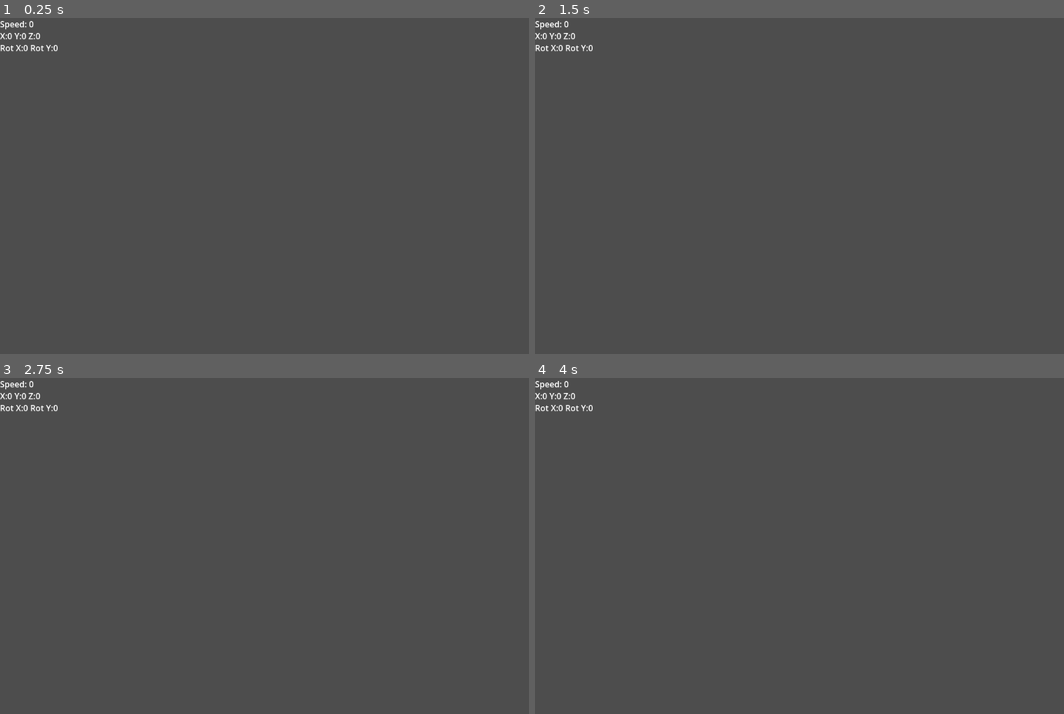
Above: before the commit, frames 1-4 (two rows, left to right).
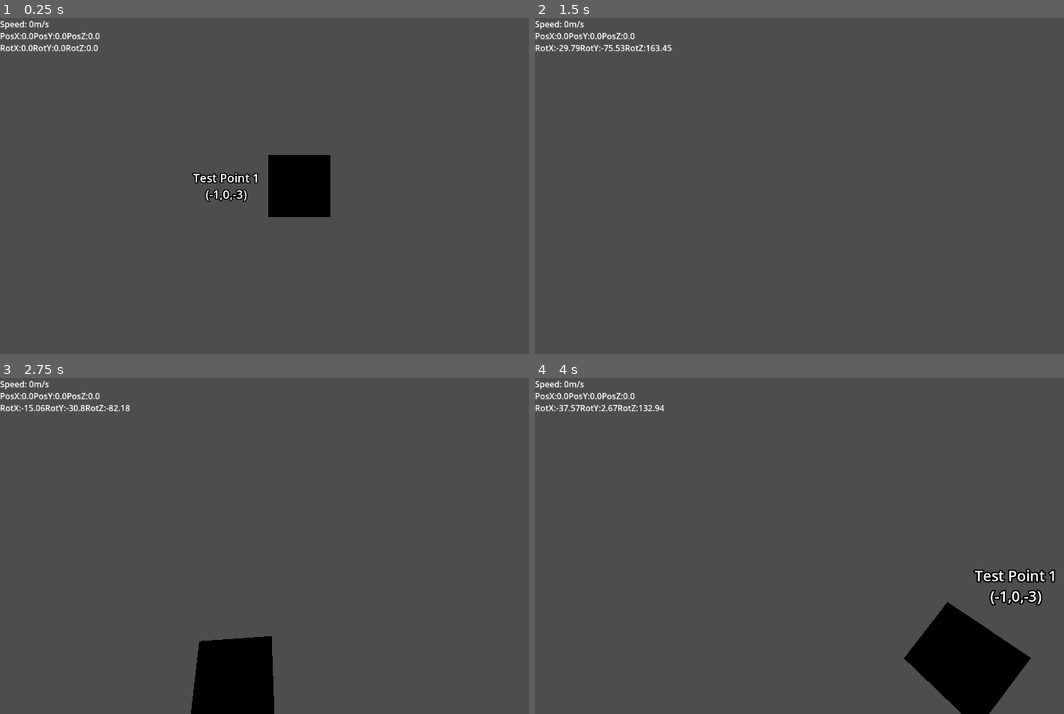
Above: after the commit, the same moments.

Repository: V3AI-Seven/gravity
Game: Godot game, scene res://MainArea/space.tscn
Same seed, same stepped clock (60 frames per second), same inputs: the game is played once before the commit and once after it. Before the commit the project has no main scene; this scene is started directly in both runs.
Inputs (mouse positions are in pixels of both pictures, inside the frame that each line leads up to):
- Up to frame 1 (0.25 s): no input
- Up to frame 2 (1.5 s): tap Enter at 0.5 s; move the mouse to (963, 169) at 0.52 s; hold Q 0.53-1.28 s; tap E at 0.8, 1.35 s; move the mouse to (714, 202) at 1.27 s
- Up to frame 3 (2.75 s): tap Q at 1.55 s; tap Space at 2 s; move the mouse to (359, 472) at 2.02 s; hold Q from 2.03 s (still down); tap E at 2.3 s
- Up to frame 4 (4 s): move the mouse to (804, 613) at 2.77 s; release Q at 2.78 s; tap E at 2.85, 3.8 s; tap Q at 3.05 s; tap Enter at 3.5 s; move the mouse to (1016, 596) at 3.52 s; hold Q from 3.53 s (still down)

The runs differ from the first frame. In frame 1, 3.0% of the frame differs, in the area x 0-63%, y 0-60%; in frame 2, 0.5%; in frame 3, 3.8%; in frame 4, 5.6%, in the area x 0-99%, y 0-100%.

Commit message:
Ship rotation almost done

Diff:
--- /dev/null
+++ b/Globals/flags.gd
@@ -0,0 +1,3 @@
+extends Node
+
+@export var debug_mode:bool = true
--- a/MainArea/Scripts/space_ship.gd
+++ b/MainArea/Scripts/space_ship.gd
@@ -1 +1,49 @@
-extends Node3D
+extends CharacterBody3D
+
+const acceleration = 10 #measured in m/s
+const boost_acceleration = 15 #measured in m/s
+const mouse_sensitivity = 0.002
+const roll_speed = 0.1
+
+
+func _ready() -> void:
+	Input.mouse_mode = Input.MOUSE_MODE_CAPTURED
+
+func _input(event: InputEvent) -> void:
+	if event is InputEventMouseMotion and Input.mouse_mode == Input.MOUSE_MODE_CAPTURED: #Had to get an online explanation to local rotation
+		rotate_object_local(Vector3.UP, -event.relative.x * mouse_sensitivity) #Yaw control
+		rotate_object_local(Vector3.RIGHT, -event.relative.y * mouse_sensitivity) #Pitch Control
+
+	if event is InputEventKey:
+		if event.keycode == KEY_ESCAPE:
+			quit_menu()
+
+
+func quit_menu() -> void: # TODO: Make proper menu in future!!!
+	get_tree().quit()
+
+func update_rotation_feed() -> void:
+	var rotX = snapped(rotation_degrees.x, 0.01)
+	var rotY = snapped(rotation_degrees.y, 0.01)
+	var rotZ = snapped(rotation_degrees.z, 0.01)
+	$Camera3D/DebugInfo/Rotation.text = "RotX:"+str(rotX)+"RotY:"+str(rotY)+"RotZ:"+str(rotZ)
+
+func update_position_feed() -> void:
+	var posX = snapped(position.x, 0.1)
+	var posY = snapped(position.y, 0.1)
+	var posZ = snapped(position.z, 0.1)
+	$Camera3D/DebugInfo/Position.text = "PosX:"+str(posX)+"PosY:"+str(posY)+"PosZ:"+str(posZ)
+
+
+func _physics_process(delta: float) -> void: #Runs on pyhsics processing ticks, not the same as rendering
+	if Flags.debug_mode == true:
+		update_rotation_feed()
+		update_position_feed()
+
+	#Roll control
+	var target_roll_velocity = 0
+	if Input.is_key_pressed(KEY_Q):#Done this way to prevent repeating keypress delay
+		target_roll_velocity += roll_speed
+	if Input.is_key_pressed(KEY_E):
+		target_roll_velocity += -roll_speed
+	rotate_object_local(Vector3.FORWARD,target_roll_velocity)
--- a/MainArea/space.tscn
+++ b/MainArea/space.tscn
@@ -12,35 +12,71 @@
 material = SubResource("StandardMaterial3D_aaufb")
 size = Vector3(3, 3, 3)
 
+[sub_resource type="BoxMesh" id="BoxMesh_7fetd"]
+
 [node name="Space" type="Node3D"]
 
 [node name="SpaceShip" type="Node3D" parent="."]
-script = ExtResource("1_aaufb")
 
-[node name="CharacterBody3D" type="CharacterBody3D" parent="SpaceShip"]
+[node name="PlayerSpaceShip" type="CharacterBody3D" parent="SpaceShip"]
+motion_mode = 1
+script = ExtResource("2_naoou")
 
-[node name="CollisionShape3D" type="CollisionShape3D" parent="SpaceShip/CharacterBody3D"]
+[node name="CollisionShape3D" type="CollisionShape3D" parent="SpaceShip/PlayerSpaceShip"]
 shape = SubResource("BoxShape3D_4yfhc")
 
-[node name="MeshInstance3D" type="MeshInstance3D" parent="SpaceShip/CharacterBody3D"]
+[node name="MeshInstance3D" type="MeshInstance3D" parent="SpaceShip/PlayerSpaceShip"]
+visible = false
 mesh = SubResource("BoxMesh_naoou")
 
-[node name="Camera3D" type="Camera3D" parent="SpaceShip/CharacterBody3D"]
-transform = Transform3D(-4.371139e-08, 0, -1, 0, 1, 0, 1, 0, -4.371139e-08, 2, 0, 0)
+[node name="Camera3D" type="Camera3D" parent="SpaceShip/PlayerSpaceShip"]
 
-[node name="Speedometer" type="Label" parent="SpaceShip/CharacterBody3D/Camera3D"]
-offset_right = 40.0
+[node name="DebugInfo" type="Node3D" parent="SpaceShip/PlayerSpaceShip/Camera3D"]
+
+[node name="Speedometer" type="Label" parent="SpaceShip/PlayerSpaceShip/Camera3D/DebugInfo"]
+offset_right = 65.0
 offset_bottom = 23.0
-text = "Speed: 0"
+text = "Speed: 0m/s"
+metadata/_edit_use_anchors_ = true
 
-[node name="Position" type="Label" parent="SpaceShip/CharacterBody3D/Camera3D"]
+[node name="Position" type="Label" parent="SpaceShip/PlayerSpaceShip/Camera3D/DebugInfo"]
 offset_top = 23.0
 offset_right = 78.0
 offset_bottom = 46.0
 text = "X:0 Y:0 Z:0"
+metadata/_edit_use_anchors_ = true
 
-[node name="Rotation" type="Label" parent="SpaceShip/CharacterBody3D/Camera3D"]
+[node name="Rotation" type="Label" parent="SpaceShip/PlayerSpaceShip/Camera3D/DebugInfo"]
 offset_top = 46.0
-offset_right = 112.0
+offset_right = 157.0
 offset_bottom = 69.0
-text = "Rot X:0 Rot Y:0"
+text = "RotX:0 RotY:0 RotZ:0"
+metadata/_edit_use_anchors_ = true
+
+[node name="Debug" type="Node3D" parent="."]
+
+[node name="DebugLabels" type="Node3D" parent="Debug"]
+
+[node name="TestPoint1" type="Label3D" parent="Debug/DebugLabels"]
+transform = Transform3D(1, 0, 0, 0, 1, 0, 0, 0, 1, -1, 0, -3)
+billboard = 1
+double_sided = false
+text = "Test Point 1
+(-1,0,-3)"
+
+[node name="Origin" type="Label3D" parent="Debug/DebugLabels"]
+billboard = 1
+double_sided = false
+text = "Origin
+(0,0,0)"
+
+[node name="DebugObjects" type="Node3D" parent="Debug"]
+
+[node name="MeshInstance3D" type="MeshInstance3D" parent="Debug/DebugObjects"]
+transform = Transform3D(1, 0, 0, 0, 1, 0, 0, 0, 1, 0, 0, -4)
+mesh = SubResource("BoxMesh_7fetd")
+
+[node name="Sun" type="OmniLight3D" parent="."]
+transform = Transform3D(1, 0, 0, 0, 1, 0, 0, 0, 1, 0, 0, -1839)
+omni_range = 4096.0
+omni_attenuation = 0.0
--- a/project.godot
+++ b/project.godot
@@ -11,8 +11,13 @@
 [application]
 
 config/name="Gravity"
+run/main_scene="uid://bbcw7e4pu05ch"
 config/features=PackedStringArray("4.5", "GL Compatibility")
 config/icon="res://icon.svg"
+
+[autoload]
+
+Flags="*res://Globals/flags.gd"
 
 [dotnet]
 
Not shown, added: Globals/flags.gd.uid
Not shown, added: MainArea/Media/Images/HDR_blue_nebulae-1.hdr.import
Not shown, added: MainArea/Media/Images/HDR_rich_multi_nebulae_2.hdr.import
Not shown, changed: MainArea/Scripts/space_ship.gd.uid
Not shown: 1 places in MainArea/space.tscn that only renumber resources
Not shown, added: export_presets.cfg
Not shown, added: MainArea/Media/Images/HDR_blue_nebulae-1.hdr
Not shown, added: MainArea/Media/Images/HDR_rich_multi_nebulae_2.hdr
